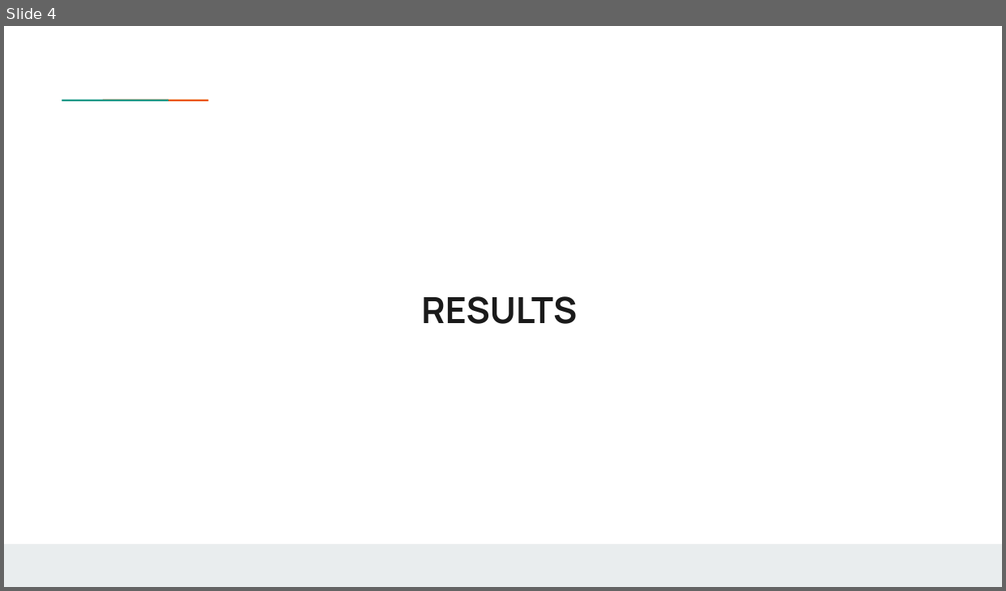
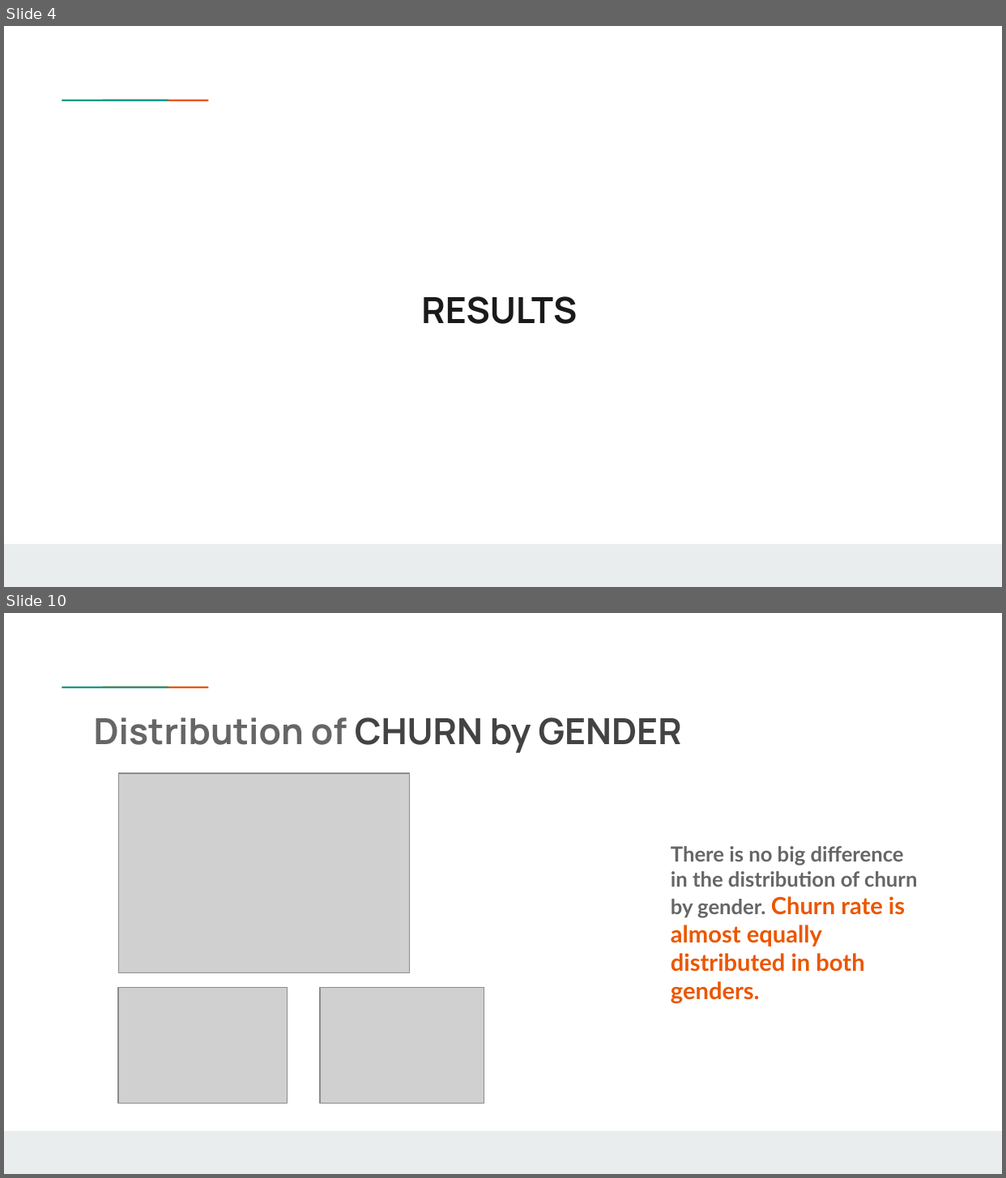
Before and after one commit to weinerkervens/churn_analysis, a slide deck: presentation.pptx. Shown one above the other, each under a label of ours: slide 4 before the commit, slides 4 and 10 after it; the slides between them are not shown. The pictures are 1006x591 and 1006x1178 pixels, drawn with LibreOffice and Linux fonts; fonts in the diff are those of the drawing; grey boxes stand for pictures; background and template pictures are left out. Boxes give left, top, right and bottom in pixels: in the first picture for what was removed or moved away, otherwise in the second. Text is boxed around its words. In the diff, an @@ line names an element or a change of style, - is before the commit and + after.

```diff
--- a/presentation.pptx
+++ b/presentation.pptx
@@ slide 10 added at (4,613,1002,1174), background #FFFFFF; not listed: 3 template elements that a slide beside it also shows @@
@@ title added at (94,717,682,753), 26 pt, text #666666, bold @@
+Distribution of CHURN by GENDER
@@ picture added at (119,773,410,973) @@
@@ text added at (671,846,917,1003), 15 pt, text #666666, bold @@
+There is no big difference in the distribution of churn by gender. Churn rate is almost equally distributed in both genders.
@@ picture added at (119,987,288,1103) @@
@@ picture added at (321,987,484,1103) @@
```
Also in this commit, not shown: 3 slides changed, 24 other slides added, 13 other files.
